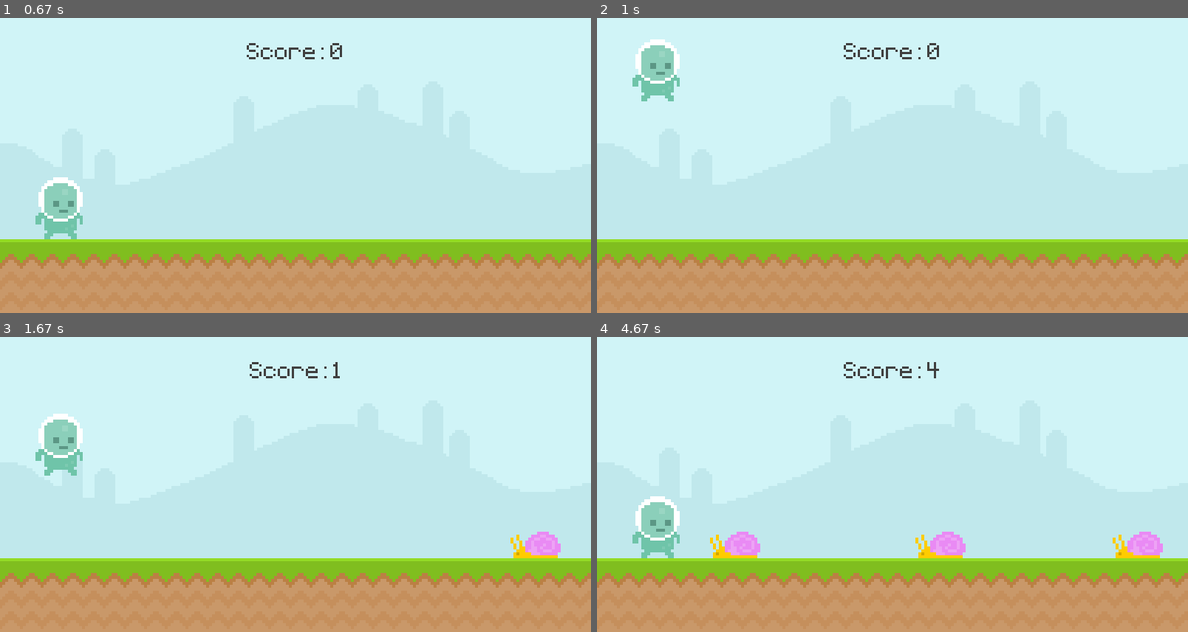
Above: before the commit, frames 1-4 (two rows, left to right).
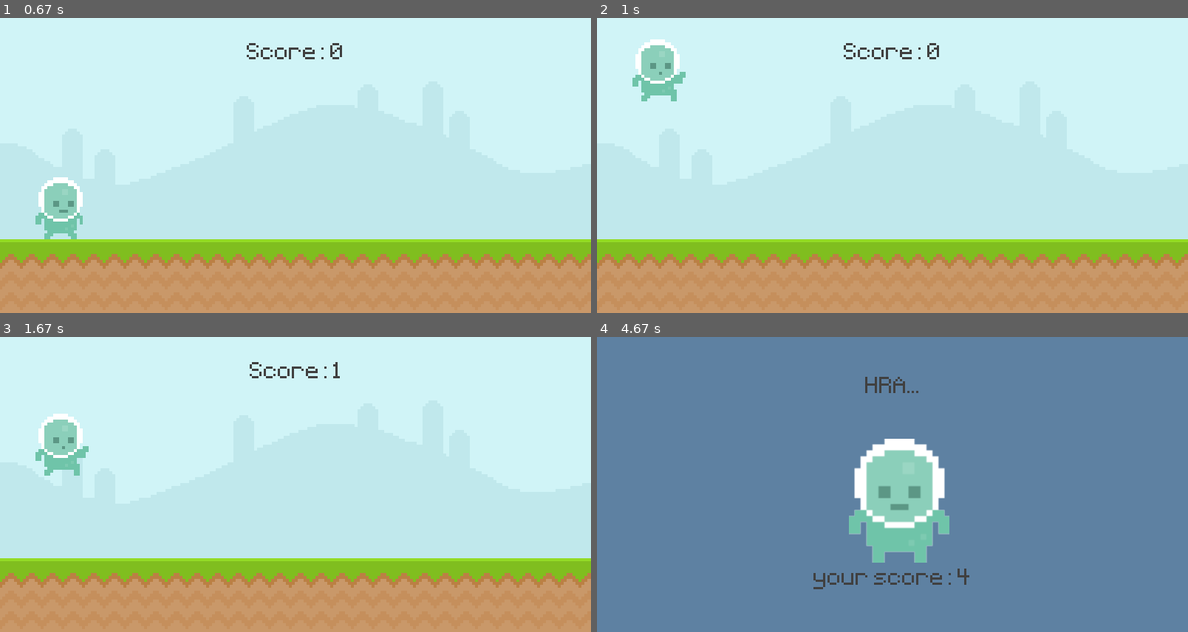
Above: after the commit, the same moments.

Repository: tarfaj24/2024-PI1-Python
Game: pygame game, started from pygame/pygame-ult-int-clear code/1.py
The game is run twice, just before and just after one commit, with the same random seed, the same clock (stepped at 60 frames per second) and the same inputs.
Inputs (mouse positions are in pixels of both pictures, inside the frame that each line leads up to):
- Up to frame 1 (0.67 s): tap Space at 0.33 s
- Up to frame 2 (1 s): click (656, 206) at 0.72 s
- Up to frame 3 (1.67 s): click (59, 525) at 1.55 s
- Up to frame 4 (4.67 s): tap Space at 2.33, 2.73, 3.03, 3.57, 3.87 s

Frame 1 is identical in both runs. In frame 2, 0.1% of the frame differs, in the area x 10-15%, y 18-29%; in frame 3, 0.7%; in frame 4, 100%, in the area x 0-100%, y 0-100%.

Commit message:
add-pexesa

Diff:
--- a/16-list/02-teploty.py
+++ b/16-list/02-teploty.py
@@ -16,7 +16,7 @@
 sucet = 0
 for i in range(pocet_dni):
     sucet+= teploty[i]
-    priemhodnota = sucet / pocet_dni
+priemhodnota = sucet / pocet_dni
 
 print(f"Priemerná teplota v mesiaci je {priemhodnota}°C")
 
--- /dev/null
+++ b/17-pexeso/mojepexeso.py
@@ -0,0 +1,87 @@
+import random, time
+
+def initgame():
+    cards = ["a","a","b","b","c","c","d","d","e","e","f","f","g","g","h","h"]
+    random.shuffle(cards)
+    board = []
+    for i in range(0,len(cards),4):
+        board.append(cards[i:i+4])
+
+    return board
+
+def hraciaplocha(board, otocene):
+    print("   0 1 2 3")
+    for riadok in range(4):
+        spravariadku = f"{riadok} "
+        for stlpec in range(4):
+            if otocene[riadok][stlpec]:
+                spravariadku += f" {board[riadok][stlpec]}"
+            else:
+                spravariadku += " -"
+        print(spravariadku)
+    print()
+
+def hracnarade(otocene,sprava="Zadajte súradnice (riadok stĺpec): "):
+    while True:
+        input_hraca = input(f"{sprava} " )
+
+        try:
+            x, y = map(int,input_hraca.split())
+        except ValueError:
+            print("zadane cisla musia byt oddelene medzerou")
+            continue
+
+        if not (0 <= x < 4 and 0 <= y < 4):
+            print("zadane cisla musia byt v rozsahu od 0 do 3")
+            continue
+        if otocene[x][y]:
+            print("tato karta uz bola otocena")
+            continue
+        return x,y
+
+def hra():
+
+    print("hra sa zacina")
+
+    board = initgame()
+    otocene = []
+    for i in range(4):
+        riadok1 = [False,False,False,False]
+        otocene.append(riadok1)
+
+    zostavajucepary = 8
+    tahy = 0
+
+    hraciaplocha(board,otocene)
+
+    while zostavajucepary > 0:
+        print(f"zostava {zostavajucepary}")
+        print("otoc 2 karty")
+        x1,y1 = hracnarade(otocene,sprava="zadaj poziciu prvej karty")
+        otocene[x1][y1]= True
+        hraciaplocha(board,otocene)
+        while True:
+            x2,y2 = hracnarade(otocene,sprava="zadaj poziciu druhej karty")
+            if (x1,y1) != (x2,y2):
+                break
+            print("tuto kartu si uz otocil")
+        otocene[x2][y2]= True
+        hraciaplocha(board,otocene)
+
+        if board[x1][y1] == board[x2][y2]:
+            print("Spraaavne")
+            zostavajucepary -= 1
+        else:
+            print("❌ Pár sa nezhoduje. Otočíme ich späť...")
+            time.sleep(2)
+            otocene[x1][y1] = False
+            otocene[x2][y2] = False
+
+        tahy += 1
+        print(f"Počet ťahov: {tahy}\n")
+    print(f"koniec pexesa, dokoncil si ho za {tahy} tahov")
+    print("Ďakujeme za hru!")
+
+
+if __name__ == "__main__":
+    hra()
--- /dev/null
+++ b/17-pexeso/mojepexeso2.py
@@ -0,0 +1,91 @@
+import random, time
+
+def initgame():
+    karty = ["a","a","b","b","c","c","d","d","e","e","f","f","g","g","h","h"]
+    random.shuffle(karty)
+    board = []
+    for i in range(0,len(karty),4):
+        board.append(karty[i:i+4])
+    print(board)
+    return board
+
+def hraciaplocha(board,otocene):
+    print("  0 1 2 3")
+    for riadok in range(4):
+        spravariadku = (f"{riadok} ")
+        for stlpec in range(4):
+            if otocene[riadok][stlpec]:
+                spravariadku += (f"{board[riadok][stlpec]} ")
+            else:
+                spravariadku += "- "
+        print(spravariadku)
+def hracnarade(otocene,sprava = "otoc 2 karty(riadok,stlpec)"):
+    while True:
+        hrac_input = input(f"{sprava} ").strip().lower()
+        try:
+            x,y = map(int,hrac_input.split())
+
+        except ValueError:
+            print("Cisla musia byt oddelene medzerou")
+            continue
+
+        if not (0 <= x < 4 and 0 <= y < 4):
+            print("cisla musia byt v rozmedzi od 1 do 3")
+            continue
+        if otocene[x][y]:
+            print("tato karta uz bola otocena")
+            continue
+
+        return x,y
+
+
+def hra():
+    board = initgame()
+    print("hra sa zacina")
+    otocene = []
+    for i in range(4):
+        riadok1 = [False,False,False,False]
+        otocene.append(riadok1)
+
+
+    zostavajucepary = 8
+    pocettahov = 0
+
+    while zostavajucepary > 0:
+
+        hraciaplocha(board,otocene)
+        print(f"pocet tahov = {pocettahov}")
+
+        x1,y1 = hracnarade(otocene,"otoc 1 kartu")
+
+        otocene[x1][y1]= True
+        hraciaplocha(board,otocene)
+
+        x2,y2 = hracnarade(otocene,"otoc 2 kartu")
+        otocene[x2][y2]= True
+        hraciaplocha(board,otocene)
+        pocettahov+=1
+        if board[x1][y1] == board[x2][y2]:
+            print("spravne")
+            zostavajucepary -= 1
+            print(f"zostava {zostavajucepary} párov ")
+            time.sleep(2)
+        else:
+            print("nespravne")
+            time.sleep(2)
+            otocene[x1][y1] = False
+            otocene[x2][y2] = False
+
+    print(f"koniec hry,hru si dokoncil za {pocettahov} tahov dakujem za hranie")
+
+
+
+
+
+
+
+
+
+
+
+hra()
--- /dev/null
+++ b/17-pexeso/pexeso2.py
@@ -0,0 +1,94 @@
+import random
+import time
+
+def init_game():
+    cards = ["a", "a", "b", "b", "c", "c", "d", "d", "e", "e", "f", "f", "g", "g", "h", "h"]
+    random.shuffle(cards)
+    board = []
+    for i in range(0, len(cards), 4):
+        board.append(cards[i:i+4])
+    return board
+
+def display_board(board, revealed):
+    print("   0 1 2 3")
+    for row in range(4):
+        row_display = f"{row}  "
+        for col in range(4):
+            if revealed[row][col]:
+                row_display += f"{board[row][col]} "
+            else:
+                row_display += "- "
+        print(row_display)
+    print()
+
+def player_turn(revealed, message="Zadajte súradnice (riadok stĺpec): "):
+    while True:
+        user_input = input(message)
+        try:
+            x, y = map(int, user_input.split())
+        except ValueError:
+            print("Zadajte dve čísla oddelené medzerou.")
+            continue
+
+        if not (0 <= x < 4 and 0 <= y < 4):
+            print("Súradnice musia byť v rozsahu 0-3.")
+            continue
+
+        if revealed[x][y]:
+            print("Táto karta je už otočená.")
+            continue
+
+        return x, y
+
+def play_game():
+    board = init_game()
+    revealed = []
+    for i in range(4):
+        row = [False, False, False, False]
+        revealed.append(row)
+    pairs_left = 8
+    turns = 0
+
+    print("🃏 Vitajte v hre PEXESO!")
+    display_board(board, revealed)
+
+    while pairs_left > 0:
+        print(f"Zostáva párov: {pairs_left}")
+        print("Otočte dve karty.")
+
+        x1, y1 = player_turn(revealed, "Prvá karta (riadok stĺpec): ")
+        revealed[x1][y1] = True
+        display_board(board, revealed)
+
+        while True:
+            x2, y2 = player_turn(revealed, "Druhá karta (riadok stĺpec): ")
+            if (x2, y2) != (x1, y1):
+                break
+            print("Nemôžete vybrať tú istú kartu dvakrát.")
+
+        revealed[x2][y2] = True
+        display_board(board, revealed)
+
+        if board[x1][y1] == board[x2][y2]:
+            print("🎉 Pár sa zhoduje!")
+            pairs_left -= 1
+        else:
+            print("❌ Pár sa nezhoduje. Otočíme ich späť...")
+            time.sleep(2)
+            revealed[x1][y1] = False
+            revealed[x2][y2] = False
+
+        turns += 1
+        print(f"Počet ťahov: {turns}\n")
+
+    print("🎊 Gratulujeme! Našli ste všetky páry.")
+    print(f"Dokončili ste hru za {turns} ťahov.")
+
+    if input("Chcete hrať znova? (áno/nie): ").strip().lower() == "áno":
+        play_game()
+    else:
+        print("Ďakujeme za hru!")
+
+# Spustenie hry
+if __name__ == "__main__":
+    play_game()
--- /dev/null
+++ b/17-pexeso/pexesograficky.py
@@ -0,0 +1,59 @@
+import tkinter as tk
+import random
+
+# Inicializácia dát
+symbols = ["A", "A", "B", "B", "C", "C", "D", "D",
+           "E", "E", "F", "F", "G", "G", "H", "H"]
+random.shuffle(symbols)
+
+# Premenné
+first = None
+second = None
+buttons = []
+revealed = [False] * 16
+
+# Funkcia na kliknutie na kartu
+def on_click(i):
+    global first, second
+
+    if revealed[i] or second is not None:
+        return  # nič nerob, ak je karta už odhalená alebo čakáme
+
+    buttons[i].config(text=symbols[i], state="disabled")
+    if first is None:
+        first = i
+    else:
+        second = i
+        if symbols[first] == symbols[second]:
+            revealed[first] = True
+            revealed[second] = True
+            reset_turn()
+        else:
+            # Po 1 sekunde otočí späť
+            root.after(1000, hide_cards)
+
+# Skrytie kariet
+def hide_cards():
+    global first, second
+    buttons[first].config(text="?", state="normal")
+    buttons[second].config(text="?", state="normal")
+    reset_turn()
+
+# Reset ťahu
+def reset_turn():
+    global first, second
+    first = None
+    second = None
+
+# Vytvorenie okna
+root = tk.Tk()
+root.title("Pexeso")
+
+# Vytvorenie tlačidiel
+for i in range(16):
+    btn = tk.Button(root, text="?", width=4, height=2,
+                    command=lambda i=i: on_click(i), font=("Arial", 24))
+    btn.grid(row=i//4, column=i%4, padx=5, pady=5)
+    buttons.append(btn)
+
+root.mainloop()
--- a/pygame/pygame-ult-int-clear code/1.py
+++ b/pygame/pygame-ult-int-clear code/1.py
@@ -14,10 +14,34 @@
         for obstacle_rect in obstacle_list:
             obstacle_rect.x -=5
 
-            screen.blit(snail_surface,obstacle_rect)
+            if obstacle_rect.bottom == 300:
+                screen.blit(snail_surf,obstacle_rect)
+            else:
+                screen.blit(fly_surf,obstacle_rect)
+
+        obstacle_list = [obstacle for obstacle in obstacle_list if obstacle.x > -100]
 
         return obstacle_list
     else: return []
+
+def collisions(player,obstacles):
+    if obstacles:
+        for obstacle_rect in obstacles:
+            if player.colliderect(obstacle_rect):
+                return False
+    return True
+
+def player_animations():
+    global player_surf, player_index
+
+    if player_rect.bottom < 300:
+        player_surf = player_jump
+    else:
+        player_index += 0.1
+        if player_index >= len(player_walk):player_index = 0
+        player_surf = player_walk[int(player_index)]
+    #walking when on floor
+    #jump when not on floor
 
 pygame.init()
 screen = pygame.display.set_mode((800,400))
@@ -38,16 +62,35 @@
 
 score = 0
 
-player_surface = pygame.image.load("pygame intro/graphics/player/player_walk_1.png").convert_alpha()
-player_rect = player_surface.get_rect(midbottom =(80,300))
+player_walk_1 = pygame.image.load("pygame intro/graphics/player/player_walk_1.png").convert_alpha()
+player_walk_2 = pygame.image.load("pygame intro/graphics/player/player_walk_2.png").convert_alpha()
+player_walk = [player_walk_1,player_walk_2]
+player_index = 0
+player_jump = pygame.image.load("pygame intro/graphics/player/jump.png").convert_alpha()
+
+player_surf = player_walk[player_index]
+player_rect = player_surf.get_rect(midbottom =(80,300))
 player_gravity = 0
 player_stand = pygame.image.load("pygame intro/graphics/player/player_stand.png").convert_alpha()
 player_stand_scaled = pygame.transform.rotozoom(player_stand,0,2)
 player_stand_rect = player_stand.get_rect(center = (375,180))
 
 #obstacles
-snail_surface = pygame.image.load("pygame intro/graphics/snail/snail1.png").convert_alpha()
-snail_rect= snail_surface.get_rect(bottomright= (600,300))
+
+#snail
+snail_frame_1 = pygame.image.load("pygame intro/graphics/snail/snail1.png").convert_alpha()
+snail_frame_2 = pygame.image.load("pygame intro/graphics/snail/snail2.png").convert_alpha()
+snail_frames = [snail_frame_1,snail_frame_2]
+snail_frame_index = 0
+snail_surf = snail_frames[snail_frame_index]
+
+#fly
+fly_frame_1 = pygame.image.load("pygame intro/graphics/fly/fly1.png").convert_alpha()
+fly_frame_2 = pygame.image.load("pygame intro/graphics/fly/fly2.png").convert_alpha()
+fly_frames = [fly_frame_1,fly_frame_2]
+fly_frame_index = 0
+fly_surf = fly_frames[fly_frame_index]
+
 
 obstacle_rect_list = []
 
@@ -56,7 +99,13 @@
 
 #timer
 obstacle_timer = pygame.USEREVENT + 1
-pygame.time.set_timer(obstacle_timer,900)
+pygame.time.set_timer(obstacle_timer,1400)
+
+snail_animation_timer = pygame.USEREVENT + 2
+pygame.time.set_timer(snail_animation_timer,500)
+
+fly_animation_timer = pygame.USEREVENT + 3
+pygame.time.set_timer(fly_animation_timer,200)
 
 while True:
 
@@ -77,10 +126,24 @@
         else:
             if event.type == pygame.KEYDOWN and event.key == pygame.K_SPACE:
                 game_active = True
-                snail_rect.left = 800
                 start_time = int((pygame.time.get_ticks()) / 1000)
-        if event.type == obstacle_timer and game_active:
-            obstacle_rect_list.append(snail_surface.get_rect(bottomright= (randint(900,1100),300)))
+
+        if game_active:
+            if event.type == obstacle_timer:
+                if randint(0,2):
+                    obstacle_rect_list.append(snail_surf.get_rect(bottomright= (randint(900,1100),300)))
+                else:
+                    obstacle_rect_list.append(fly_surf.get_rect(bottomright= (randint(900,1100),210)))
+
+            if event.type == snail_animation_timer:
+                if snail_frame_index == 0: snail_frame_index = 1
+                else: snail_frame_index = 0
+                snail_surf = snail_frames[snail_frame_index]
+
+            if event.type == fly_animation_timer:
+                if fly_frame_index == 0: fly_frame_index = 1
+                else: fly_frame_index = 0
+                fly_surf = fly_frames[fly_frame_index]
 
     if game_active:
 
@@ -105,20 +168,26 @@
         player_rect.y += player_gravity
         if player_rect.bottom >= 300:
             player_rect.bottom = 300
-        screen.blit(player_surface,player_rect)
+        player_animations()
+        screen.blit(player_surf,player_rect)
 
         #obstacle movement
         obstacle_rect_list = obstacle_movement(obstacle_rect_list)
 
         #kolizia
-        if snail_rect.colliderect(player_rect):
-            game_active=False
+        game_active = collisions(player_rect,obstacle_rect_list)
+
 
     else:
+
         screen.fill((94,129,162))
         screen.blit(player_stand_scaled,player_stand_rect)
         screen.blit(gamenametext,gamenametext_rect)
 
+        obstacle_rect_list.clear()
+        player_rect.midbottom = (80,300)
+        player_gravity = 0
+
         score_message = test_font.render(f"your score: {score}",False, (64,64,64))
         score_message_rect = score_message.get_rect(center=(400,330))
 
--- /dev/null
+++ b/vymaz.py
@@ -0,0 +1,77 @@
+import random
+
+moznosti = {
+    "párne": None,
+    "nepárne": None,
+    "vyber": None,
+    "vyhra": None,
+    "prehra": None,
+}
+
+def betting_system():
+    global amount
+    global bet
+    starting_amount = 1000
+    amount = starting_amount
+    print(f"Tvoj stav je: {amount}")
+
+def hrac():
+    global amount
+    global bet
+    moznosti["párne"] = 2
+    moznosti["nepárne"] = 1
+
+    while amount > 0:
+        while True:
+            try:
+                bet = int(input("Zadaj koľko chceš staviť: "))
+                if bet > amount:
+                    print("Nedostatok na účte.")
+                elif bet <= 0:
+                    print("Stávka musí byť kladné číslo.")
+                else:
+                    print(f"Stavil si {bet}.")
+                    break
+            except ValueError:
+                print("Zadaj platné číslo.")
+
+        odpoved = random.choice([moznosti["párne"], moznosti["nepárne"]])
+        print("Stlač [1] pre párne")
+        print("Stlač [2] pre nepárne")
+        print("Stlač [3] pre stop")
+
+        while True:
+            try:
+                vyber = int(input("Vyber si jednu z možností: "))
+                if vyber == 1:
+                    moznosti["vyber"] = moznosti["párne"]
+                    break
+                elif vyber == 2:
+                    moznosti["vyber"] = moznosti["nepárne"]
+                    break
+                elif vyber == 3:
+                    print("Hra bola ukončená.")
+                    return
+                else:
+                    print("Iba [1], [2] alebo [3].")
+            except ValueError:
+                print("Zadaj platné číslo [1], [2] alebo [3].")
+
+        print(f"Padlo číslo: {odpoved}")
+
+        if moznosti["vyber"] == odpoved:
+            moznosti["vyhra"] = moznosti["vyber"]
+            print("Vyhral si!")
+            amount += bet
+        else:
+            moznosti["prehra"] = moznosti["vyber"]
+            print("Prehral si.")
+            amount -= bet
+
+        print(f"Tvoj nový zostatok je: {amount}")
+
+        if amount <= 0:
+            print("Nemáš dostatok peňazí na pokračovanie. Hra končí.")
+            return
+betting_system()
+hrac()
